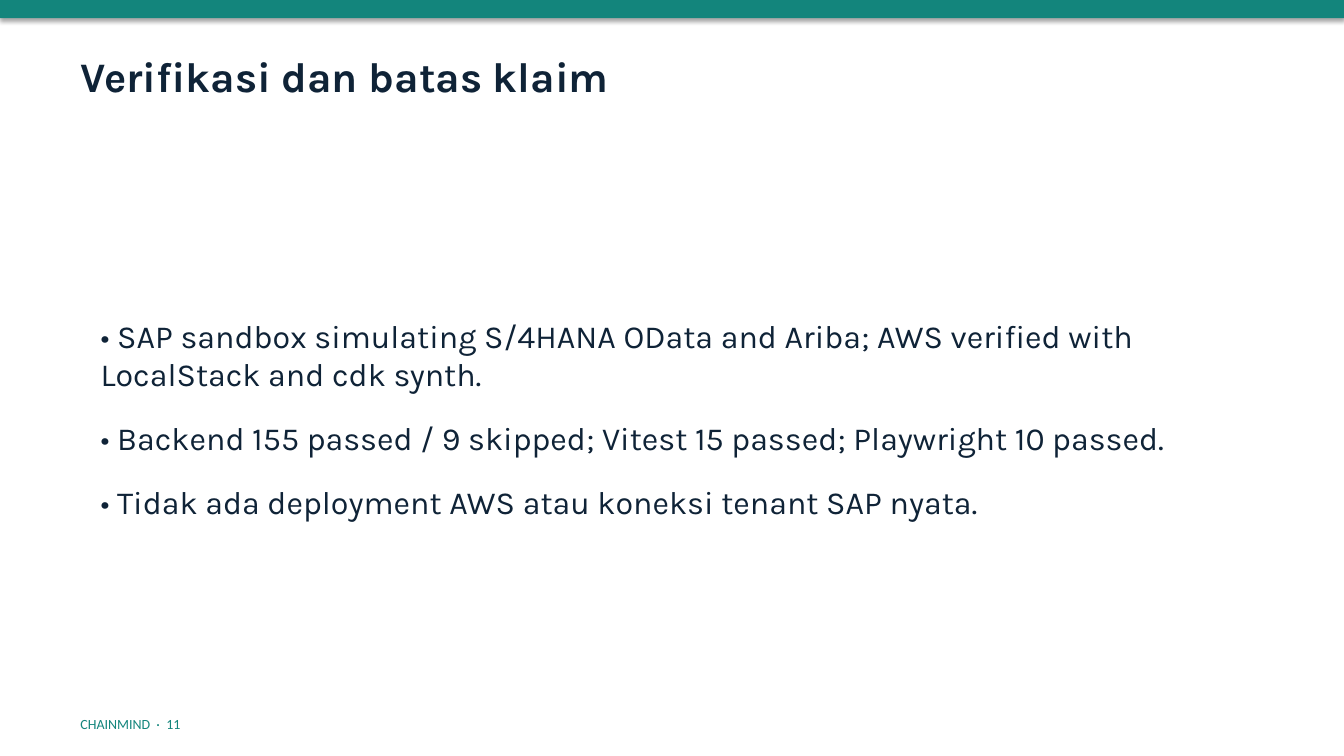
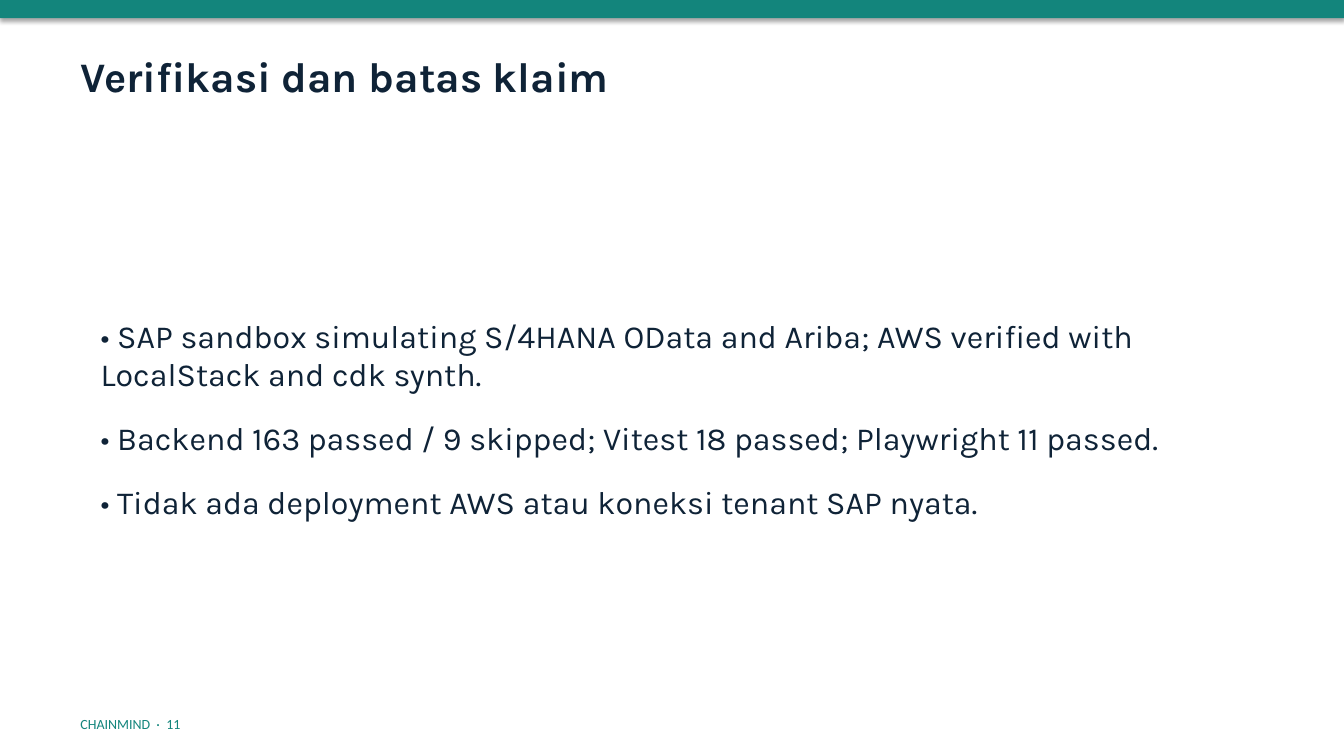
Before and after one commit to Erlangga31/ChainMind, a slide deck: slide 11 of docs/slides/ChainMind_Pitch_ID.pptx. Drawn at 1344x756 pixels with LibreOffice and Linux fonts; fonts in the diff are those of the drawing. Boxes give left, top, right and bottom in pixels: in the first picture for what was removed or moved away, otherwise in the second. Text is boxed around its words. In the diff, an @@ line names an element or a change of style, - is before the commit and + after.

```diff
--- a/docs/slides/ChainMind_Pitch_ID.pptx
+++ b/docs/slides/ChainMind_Pitch_ID.pptx
@@ text at (x1=117, y1=428, x2=1158, y2=458): text changed @@
-• Backend 155 passed / 9 skipped; Vitest 15 passed; Playwright 10 passed.
+• Backend 163 passed / 9 skipped; Vitest 18 passed; Playwright 11 passed.
```
Also in this commit, not shown: 2 other slides changed, 56 other files.
